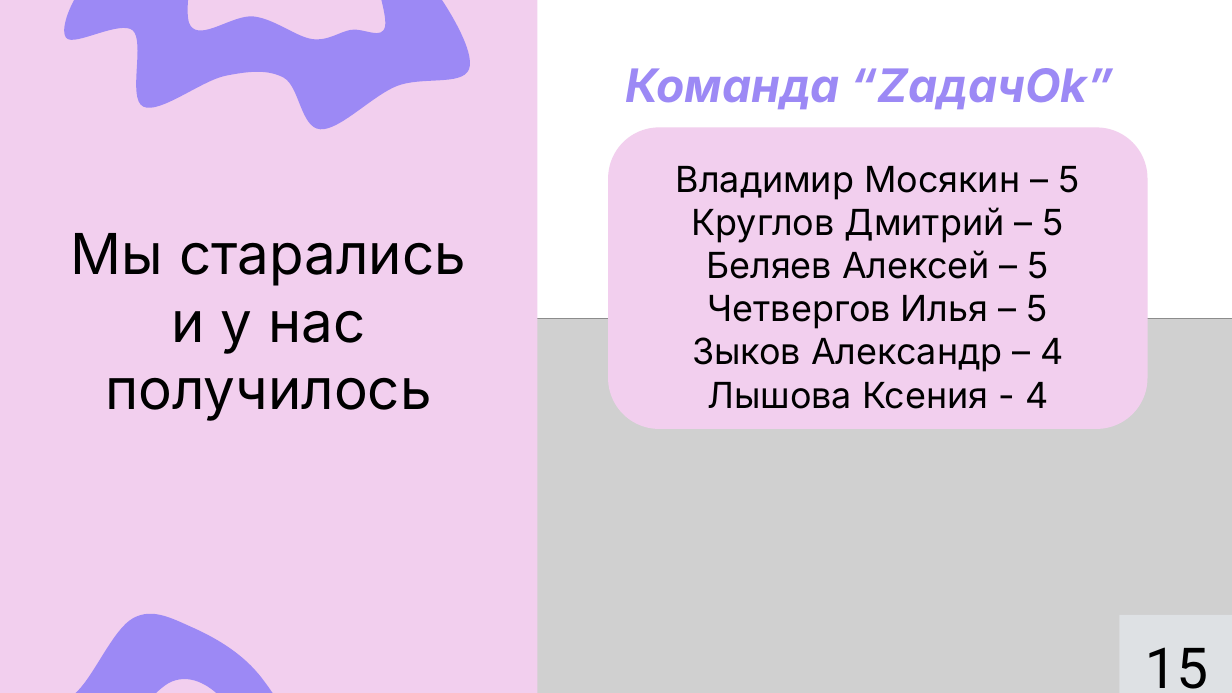
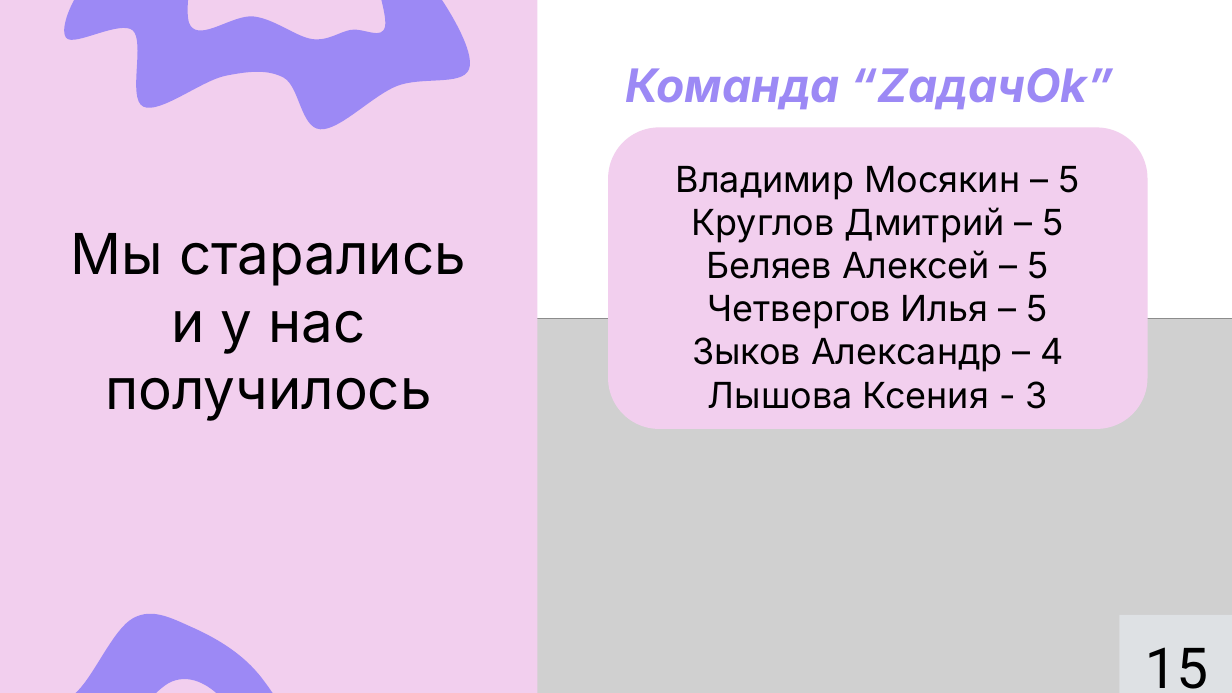
Before and after one commit to Lime228/TPProject, a slide deck: slide 15 of Documentation/Финальная защита.pptx. Drawn at 1232x693 pixels with LibreOffice and Linux fonts; fonts in the diff are those of the drawing; grey boxes stand for pictures. Boxes give left, top, right and bottom in pixels: in the first picture for what was removed or moved away, otherwise in the second. Text is boxed around its words. In the diff, an @@ line names an element or a change of style, - is before the commit and + after.

```diff
--- a/Documentation/Финальная защита.pptx
+++ b/Documentation/Финальная защита.pptx
@@ text in rounded rectangle at (708,381,1048,409): text changed @@
-Лышова Ксения - 4
+Лышова Ксения - 3
```
Also in this commit, not shown: 3 other slides changed, 1 other file.
